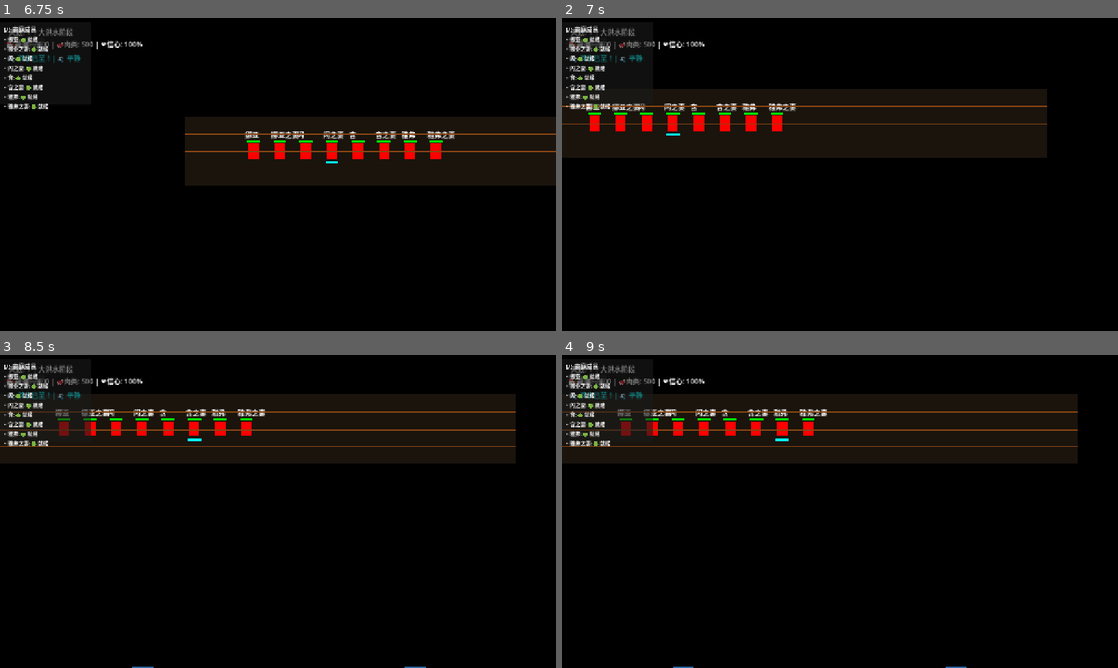
Above: before the commit, frames 1-4 (two rows, left to right).
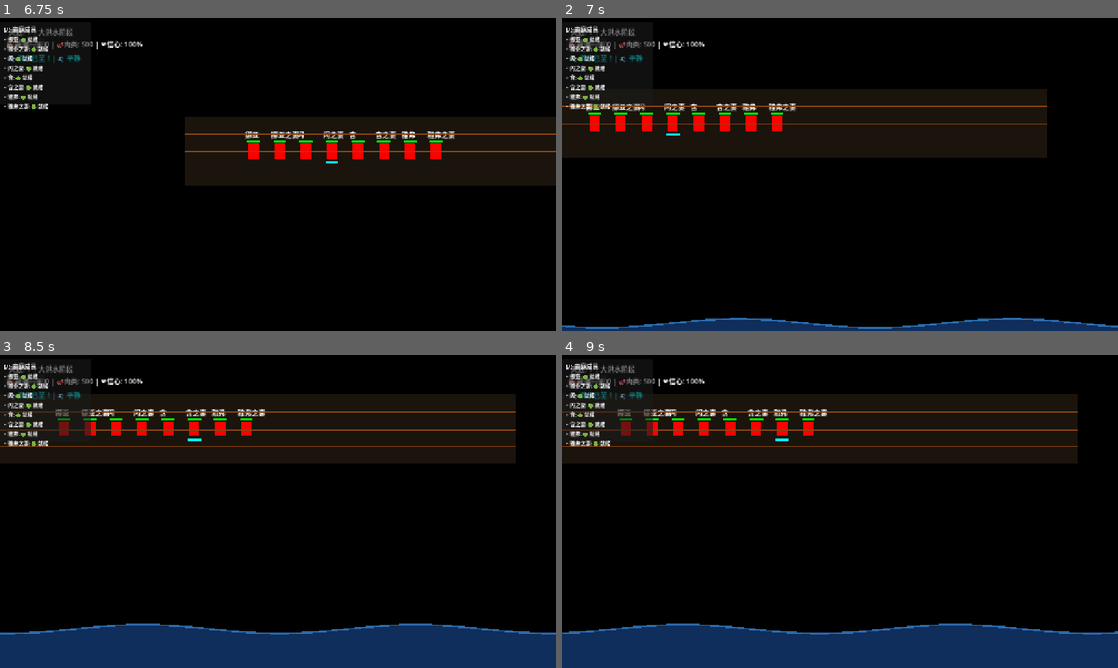
Above: after the commit, the same moments.

Repository: AirtisTech/project_covenant1
Game: Godot game, scene res://scenes/world/ark_scene.tscn
The game is run twice, just before and just after one commit, with the same random seed, the same clock (stepped at 60 frames per second) and the same inputs.
Inputs (mouse positions are in pixels of both pictures, inside the frame that each line leads up to):
- Up to frame 1 (6.75 s): click "🌊 洪水已至，登船！" at 0.5 s; click "⏩ 测试: 跳到大洪水" at 1.25 s; click "📅 前进一天" at 2 s; click "📅 前进一天" at 2.75 s; click "📅 前进一天" at 3.5 s; tap Enter at 4.25, 5.75 s; drag from (88, 171) to (244, 171) at 4.27 s; tap Space at 5, 6.5 s; drag from (266, 171) to (428, 171) at 5.02 s; move the mouse to (417, 171) at 5.77 s; click (417, 171) at 5.92 s; drag from (444, 171) to (111, 127) at 6.52 s
- Up to frame 2 (7 s): no input
- Up to frame 3 (8.5 s): drag from (139, 464) to (305, 511) at 7.27 s; tap Enter at 8 s; drag from (333, 511) to (194, 433) at 8.02 s
- Up to frame 4 (9 s): move the mouse to (784, 433) at 8.77 s; click (784, 433) at 8.92 s

Frame 1 is identical in both runs. In frame 2, 2.7% of the frame differs, in the area x 0-100%, y 95-100%; in frame 3, 13%; in frame 4, 13%, in the area x 0-100%, y 85-100%.

Commit message:
Fix: flood water now reaches the ark (water height increased)

Diff:
--- a/scripts/globals/phase_manager.gd
+++ b/scripts/globals/phase_manager.gd
@@ -139,7 +139,8 @@
 
 func get_water_height() -> float:
 	# 返回当前水位高度（像素）
-	return flood_water_level * 400.0
+	# 方舟甲板在 Y=300-380，所以水位需要超过 400 才能淹没
+	return flood_water_level * 600.0
 
 func get_wave_offset(x: float) -> float:
 	# 获取指定x位置的波浪偏移
--- a/scripts/world/water_visual.gd
+++ b/scripts/world/water_visual.gd
@@ -38,8 +38,8 @@
 	_update_water()
 
 func _update_water():
-	# 使用固定的世界坐标，而不是屏幕坐标
-	var base_y = WORLD_HEIGHT - PhaseManager.get_water_height() - 200  # 从底部开始
+	# 水位高度：方舟甲板在 Y=300 左右，水需要超过 400 才能淹没
+	var base_y = WORLD_HEIGHT - PhaseManager.get_water_height() - 100  # 从底部开始，减去偏移
 	var time = PhaseManager.wave_time
 
 	var points = PackedVector2Array()
